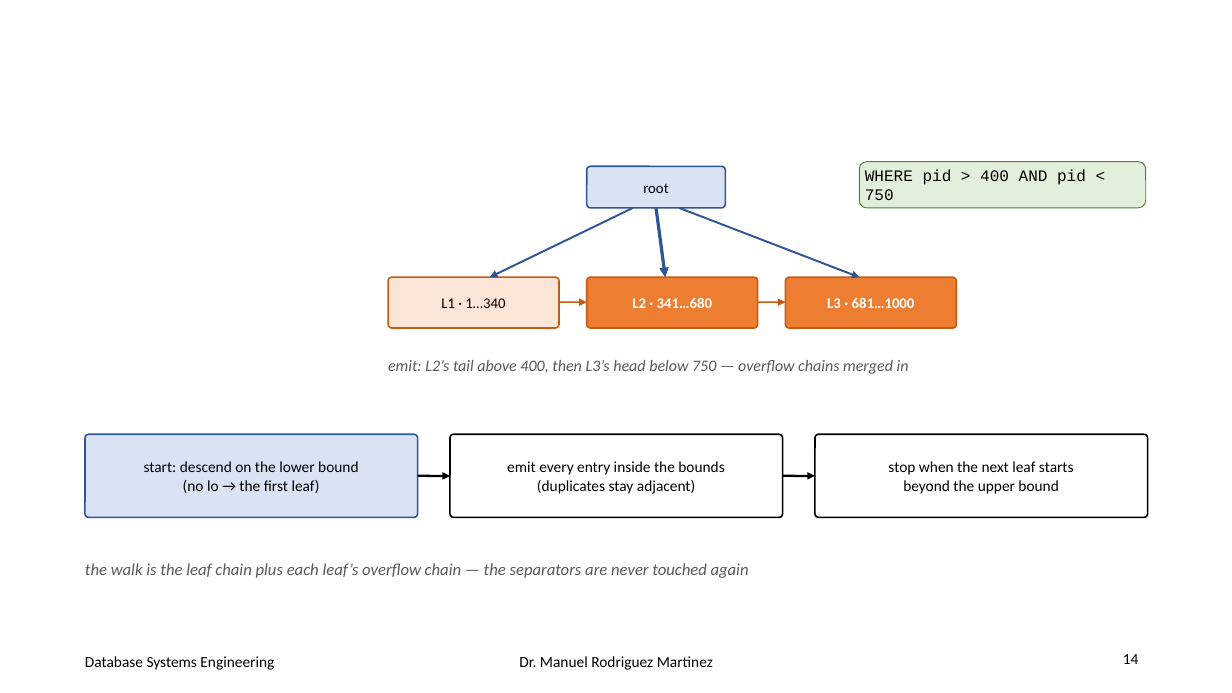
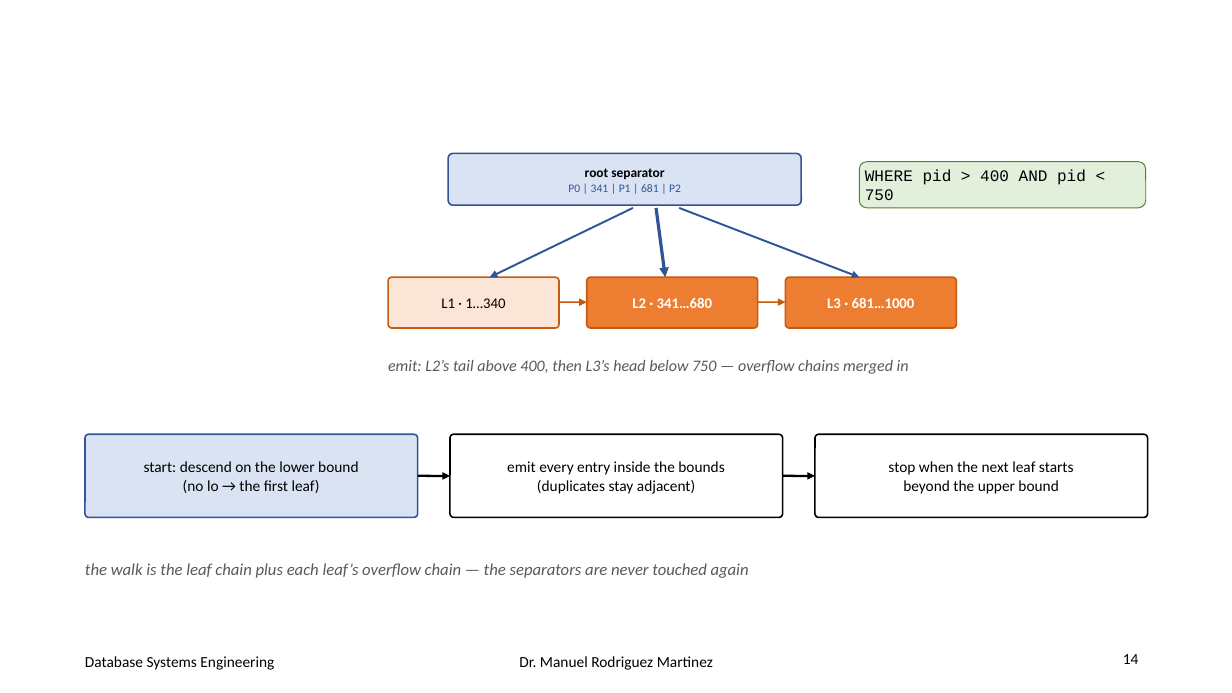
Before and after one commit to manuelr417/dbeng, a slide deck: slide 14 of ex13/ISAM.pptx. Drawn at 1232x693 pixels with LibreOffice and Linux fonts; fonts in the diff are those of the drawing. Boxes give left, top, right and bottom in pixels: in the first picture for what was removed or moved away, otherwise in the second. Text is boxed around its words. In the diff, an @@ line names an element or a change of style, - is before the commit and + after.

```diff
--- a/ex13/ISAM.pptx
+++ b/ex13/ISAM.pptx
@@ rounded rectangle "root separator": place and size @@
-rounded rectangle "root separator" at (587,166,726,208)
+rounded rectangle "root separator" at (448,153,801,205)
@@ text in rounded rectangle at (568,168,681,192): text changed; size 11.5 to 9 pt; text colour #000000 to #2F5597 @@
-root
+root separator
+P0 | 341 | P1 | 681 | P2
```
Also in this commit, not shown: 6 other slides changed, 1 slide added, 1 slide removed, 10 other files.
